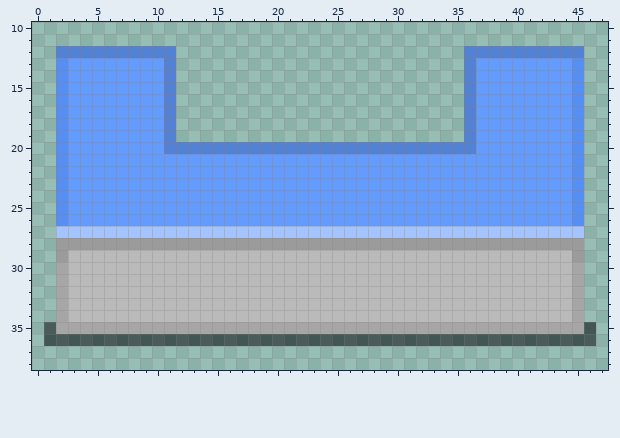
Edited in one commit: pixel-art sprite (Assets/Sprites/MedCentre/reception.png). The picture above was drawn from the file before the commit.
The file is 48x48 pixels. Colours within 5 levels of each other are drawn and written as one. Shown: x 0..47, y 10..38.
The result:
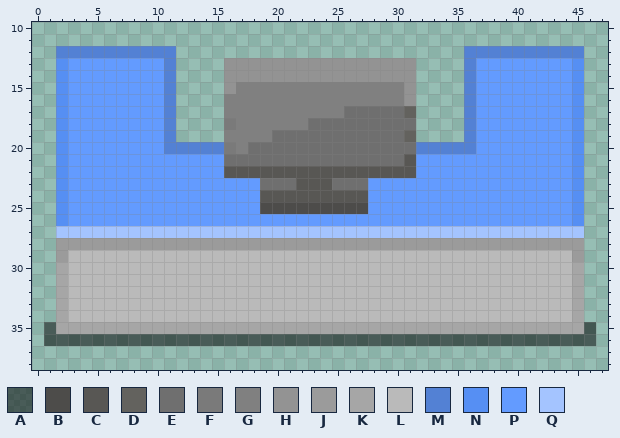
Palette (. is transparent): A #00000083  B #4d4c4a  C #585754  D #63625e  E #6f6f6f  F #7a7a7a  G #808080  H #939393  J #9b9b9b  K #a6a6a6  L #bababa  M #5381d4  N #568ff3  P #639bff  Q #a4c4ff
Edits made:
Colour P gives way to colour B in row 25 at x 19 to 27.
Colour P gives way to colour C in row 21 at x 31; in row 22 at x 16 to 31; in row 23 at x 22 to 24; in row 24 at x 19 to 27.
The edit adds colour D in row 17 at x 31; in row 19 at x 31.
The edit adds colour E in row 17 at x 26 to 30; in row 18 at x 23 to 31; in row 19 at x 20 to 30.
Colour M gives way to colour E in row 20 at x 18 to 31.
Colour P gives way to colour E in row 21 at x 16 to 30; in row 23 at x 19 to 21 and 25 to 27.
The edit adds colour F in row 18 at x 16.
Colour M gives way to colour F in row 20 at x 16.
The edit adds colour G in row 15 at x 17 to 30; in row 16 at x 16 to 30; in row 17 at x 16 to 25; in row 18 at x 17 to 22; in row 19 at x 16 to 19.
Colour M gives way to colour G in row 20 at x 17.
The edit adds colour H in rows 13 to 14 at x 16 to 31; in row 15 at x 16 and 31; in row 16 at x 31.
